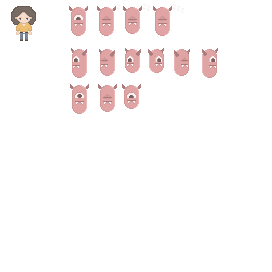
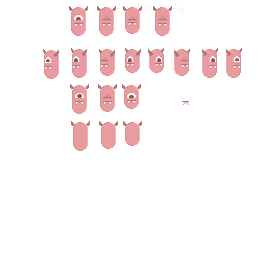
The second 272×272 image is a revision of the first. Changes to its layers:
added layer "Layer 70" above "Layer 69" over (226, 48, 242, 69)
added layer "Layer 69" above "Layer 66" over (226, 48, 242, 78)
added layer "Layer 65" above "Layer 64" over (75, 128, 138, 143)
added layer "Layer 64" above "Layer 63" over (78, 101, 189, 135)
added layer "Layer 63" above "Layer 62" over (126, 137, 139, 141)
added layer "Layer 62" above "Layer 61" over (102, 130, 115, 143)
added layer "Layer 61" above "Layer 42 copy 3" over (126, 128, 139, 136)
added layer "Layer 42 copy 3" (1st of 2) above "Layer 42 copy" over (123, 121, 142, 146)
added layer "Layer 42 copy" (1st of 4) above "Layer 60" over (99, 121, 118, 149)
added layer "Layer 60" above "Layer 59" over (123, 121, 142, 126)
added layer "Layer 59" above "Layer 51" over (71, 121, 118, 151)
added layer "Layer 68" above "Layer 67" over (43, 49, 59, 70)
added layer "Layer 67" above "Layer 43" over (43, 49, 59, 79)
removed layer "Haar" from group "Walk Down" over (11, 6, 36, 25)
removed layer "Head" from group "Walk Down" over (15, 7, 32, 24)
removed layer "Body" from group "Walk Down" over (15, 23, 32, 41)
hid "Background" over (11, 6, 242, 151)
